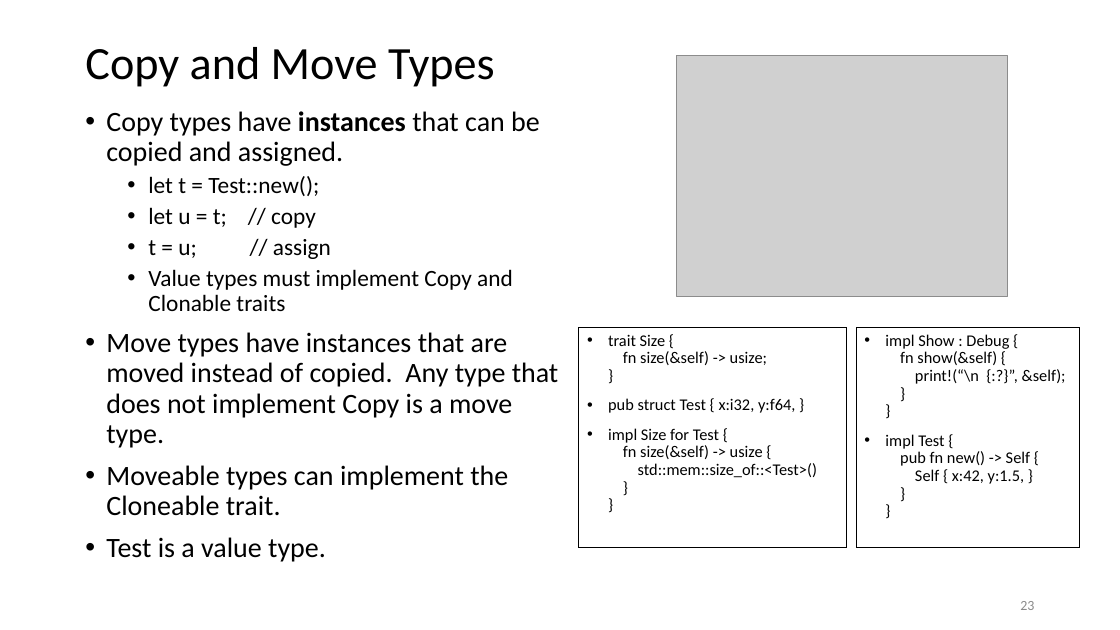
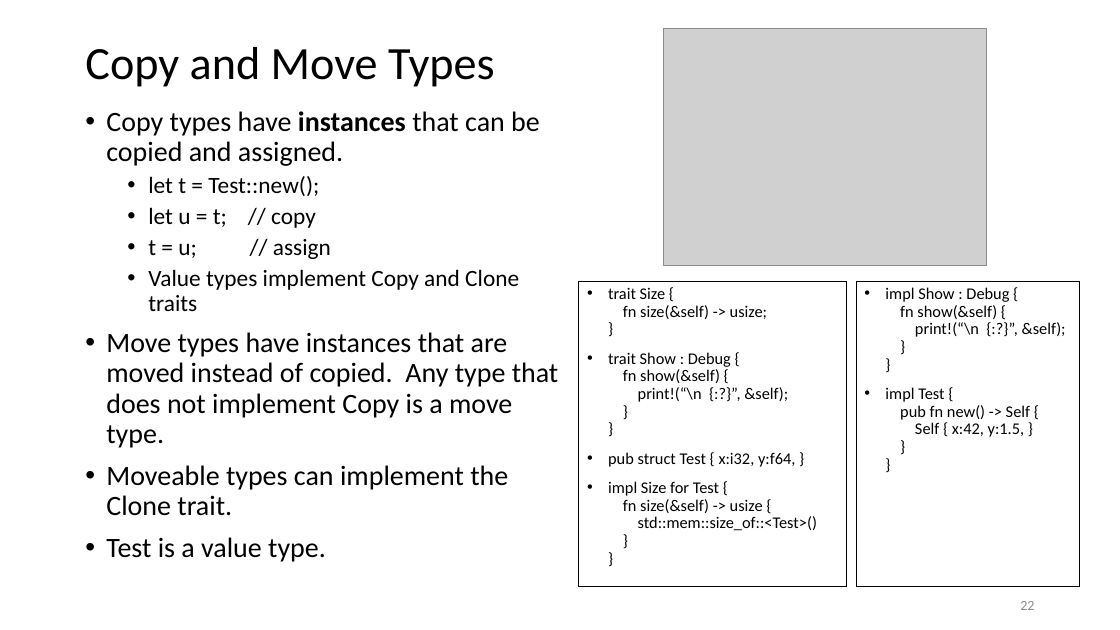
Before and after one commit to JimFawcett/JimFawcett.github.io, a slide deck: slide 22 of Resources/RustModels.pptx (slide 23 before the commit). Drawn at 1120x630 pixels with LibreOffice and Linux fonts; fonts in the diff are those of the drawing; grey boxes stand for pictures. Boxes give left, top, right and bottom in pixels: in the first picture for what was removed or moved away, otherwise in the second. Text is boxed around its words. In the diff, an @@ line names an element or a change of style, - is before the commit and + after.

```diff
--- a/Resources/RustModels.pptx
+++ b/Resources/RustModels.pptx
@@ picture resized from (x1=677, y1=55, x2=1007, y2=297) to (x1=663, y1=29, x2=986, y2=266) @@
@@ text at (x1=148, y1=269, x2=519, y2=311): text changed @@
-  • Value types must implement Copy and Clonable traits
+  • Value types implement Copy and Clone traits
@@ rectangle "trait Size { fn size(&self) ..." resized from (x1=579, y1=328, x2=847, y2=548) to (x1=579, y1=281, x2=847, y2=586) @@
@@ text "impl Show : Debug { ..." resized from (x1=856, y1=328, x2=1080, y2=548) to (x1=856, y1=281, x2=1080, y2=586) @@
@@ text in rectangle at (x1=608, y1=352, x2=788, y2=402): paragraph added @@
+• trait Show : Debug {
+  fn show(&self) {
+  print!(“\n {:?}”, &self);
+  }
+  }
@@ text at (x1=106, y1=465, x2=508, y2=516): text changed @@
-• Moveable types can implement the Cloneable trait.
+• Moveable types can implement the Clone trait.
```
Also in this commit, not shown: 8 other slides changed, 1 slide removed, 10 other files.
